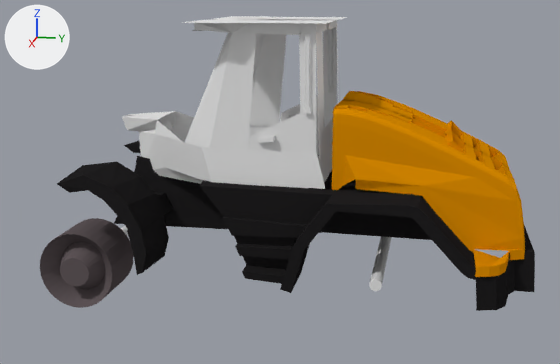
Renders of the Blender file Models/Vehicles/Land/LIEBHERRL538/LIEBHERRL538.blend from each side of a commit.
The view is the same before and after, from a 50 mm camera at (20.56, 7.78, 4.64) aimed at (0.1, 3.69, -0.47). Arrows for +X, +Y and +Z are at upper left; the lights stay in place.

Before the edit, the objects in view are built like this:
```python
me_cylinder_002 = bpy.data.meshes.new('Cylinder.002')
me_cylinder_002.from_pydata(...)  # 192 vertices, 162 faces; spans x -1.0..1.0, y -1.0..1.0, z -1.1..1.0
me_cylinder_002.materials.append(mat_rimgray)  # dark grey #61575a
me_plane_001 = bpy.data.meshes.new('Plane.001')
me_plane_001.from_pydata(...)  # 612 vertices, 552 faces, 2 loose edges; spans x -27.5..27.5, y -1.2..29.0, z -3.5..0.0
me_plane_001.materials.append(mat_liebherrorange)  # orange #dd8d01
me_plane_003 = bpy.data.meshes.new('Plane.003')
me_plane_003.from_pydata(...)  # 530 vertices, 500 faces; spans x -12.7..12.7, y -48.8..1.4, z -1.1..1.7
me_plane_003.materials.append(mat_darkgrey)  # black #222122
ob_backhood = bpy.data.objects.new('BackHood', me_plane_001)
ob_backhood.parent = ob_liebherr538
ob_backhood.matrix_parent_inverse = Matrix(((1.0, 0.0, 0.0, 0.0), (0.0, 1.0, 0.0, -2.123), (0.0, 0.0, 1.0, 0.708), (0.0, 0.0, 0.0, 1.0)))
ob_backhood.location = (-0.03, 5.514, 1.827)
ob_backhood.scale = (0.122, 0.157, 1.0)
ob_chassis = bpy.data.objects.new('Chassis', me_plane_003)
ob_chassis.parent = ob_liebherr538
ob_chassis.location = (-0.0489, 7.926, -0.776)
ob_chassis.scale = (0.268, 0.237, 1.0)
ob_frontleftrim = bpy.data.objects.new('frontLeftRim', me_cylinder_002)
ob_frontleftrim.parent = ob_liebherr538
ob_frontleftrim.location = (2.332, -3.208, -1.653)
ob_frontleftrim.rotation_euler = (0.0, -1.571, 0.0)  # degrees (0, -90, 0)
ob_frontleftrim.scale = (1.0, 1.0, 0.729)
# also in view: 'rearAxle' at (0.02, 6.57, -2.33); 'Cab' at (-0.05, 2.2, 1.77)
```
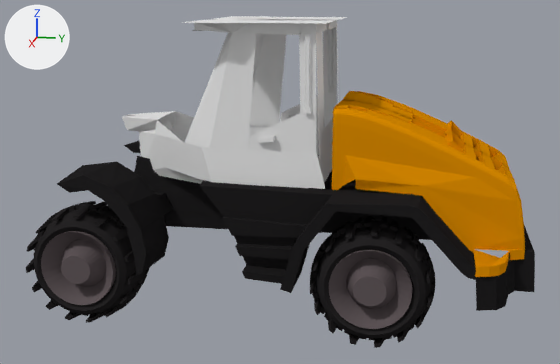
Edits to the bpy script that builds the scene:
```text
Add mat_blacktire:
    mat_blacktire = diffuse_material('blackTire')
    mat_blacktire.base_color = (0.0212, 0.0194, 0.0203)  # black #282627
Add me_torus:
    me_torus.from_pydata(...)  # 1056 vertices, 1026 faces; spans x -1.32..1.39, y -1.39..1.32, z -0.25..0.25
    me_torus.materials.append(mat_blacktire)  # black #282627
Change ob_frontleftrim:
    ob_frontleftrim.parent: ob_liebherr538 -> ob_lefttoptire
    add ob_frontleftrim.matrix_parent_inverse = Matrix(((0.0, 0.0, -0.875, -2.048), (0.0, 0.875, 0.0, 0.938), (0.323, 0.0, 0.0, -0.705), (0.0, 0.0, 0.0, 1.0)))
    ob_frontleftrim.location: (2.332, -3.208, -1.653) -> (2.23, -1.099, -2.333)
Add ob_lefttoptire:
    ob_lefttoptire = bpy.data.objects.new('leftTopTire', me_torus)
    ob_lefttoptire.parent = ob_liebherr538
    ob_lefttoptire.location = (2.185, -3.195, -1.633)
    ob_lefttoptire.rotation_euler = (0.0, 1.571, 0.0)  # degrees (0, 90, 0)
    ob_lefttoptire.scale = (1.14, 1.14, 3.1)
Add ob_backleftrim:
    ob_backleftrim = bpy.data.objects.new('backLeftRim', me_cylinder_002.copy())  # the mesh of ob_frontleftrim
    ob_backleftrim.parent = ob_leftbacktire
    ob_backleftrim.matrix_parent_inverse = Matrix(((0.0, 0.0, -0.875, -2.048), (0.0, 0.875, 0.0, 0.938), (0.323, 0.0, 0.0, -0.705), (0.0, 0.0, 0.0, 1.0)))
    ob_backleftrim.location = (2.23, -1.099, -2.333)
    ob_backleftrim.rotation_euler = (0.0, -1.571, 0.0)  # degrees (0, -90, 0)
    ob_backleftrim.scale = (1.0, 1.0, 0.729)
Add ob_leftbacktire:
    ob_leftbacktire = bpy.data.objects.new('leftBackTire', me_torus.copy())
    ob_leftbacktire.parent = ob_liebherr538
    ob_leftbacktire.location = (2.185, 4.365, -1.633)
    ob_leftbacktire.rotation_euler = (0.0, 1.571, 0.0)  # degrees (0, 90, 0)
    ob_leftbacktire.scale = (1.14, 1.14, 3.1)
```

Changed parts and their boxes (x1, y1, x2, y2) in the pictures (560 x 364 px):
'leftBackTire', added (black): after (310, 216, 435, 348)
'frontLeftRim', moved: before (40, 218, 134, 308); after (41, 231, 116, 305)
'leftTopTire', added (black): after (25, 201, 150, 323)
'backLeftRim', added: after (329, 250, 412, 329)
